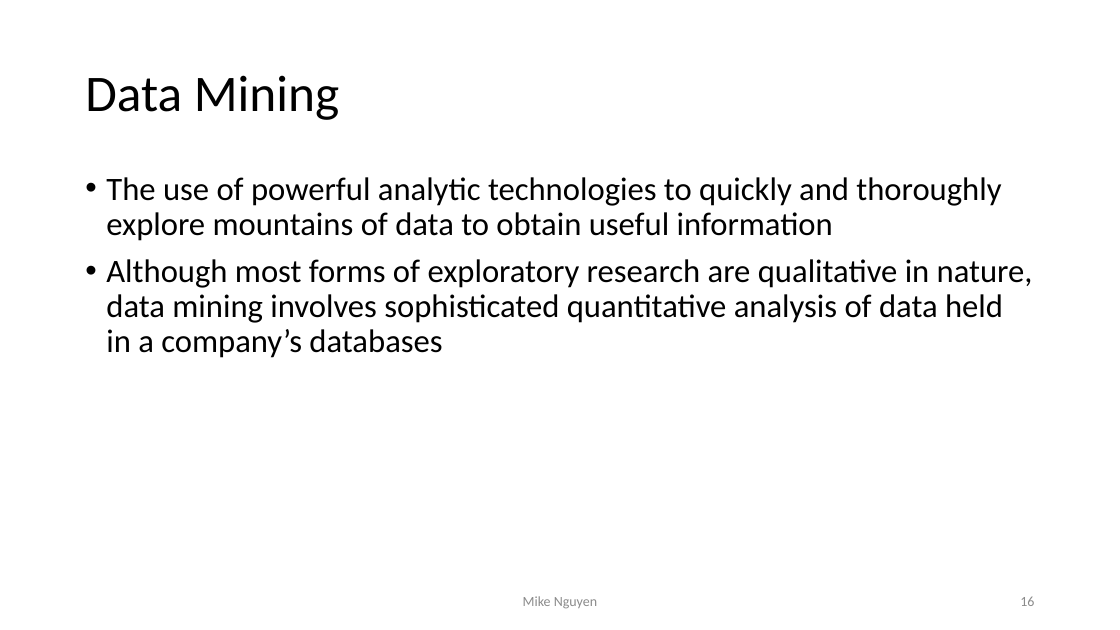
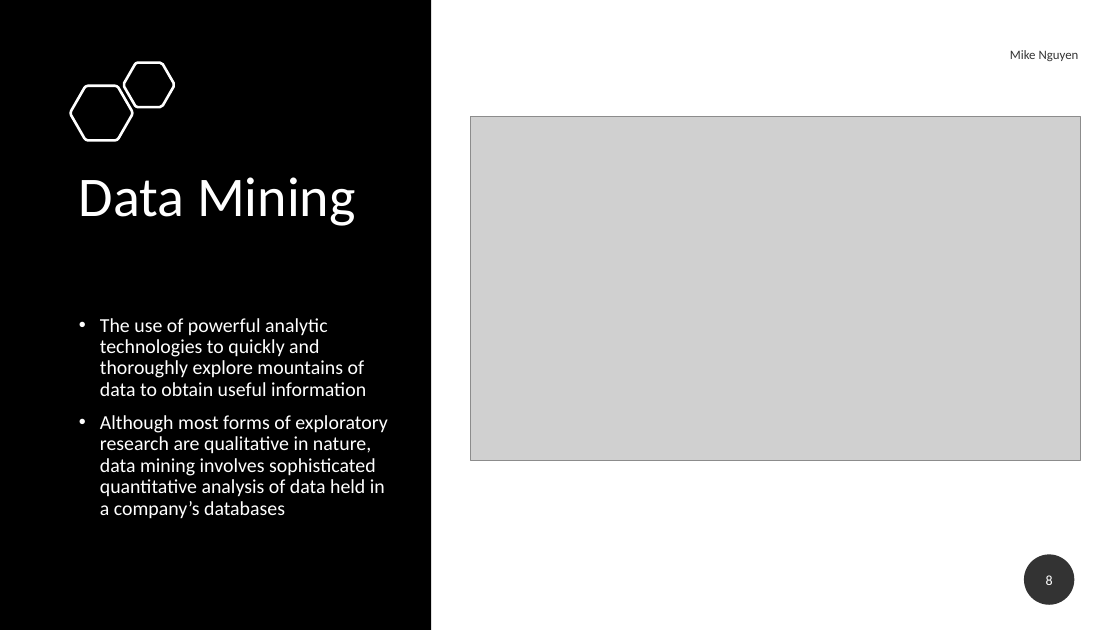
Before and after one commit to mikenguyen13/mar4050, a slide deck: slide 8 of lectures/2/2_Research Design.pptx (slide 16 before the commit). Drawn at 1120x630 pixels with LibreOffice and Linux fonts; fonts in the diff are those of the drawing; grey boxes stand for pictures. Boxes give left, top, right and bottom in pixels: in the first picture for what was removed or moved away, otherwise in the second. Text is boxed around its words. In the diff, an @@ line names an element or a change of style, - is before the commit and + after.

```diff
--- a/lectures/2/2_Research Design.pptx
+++ b/lectures/2/2_Research Design.pptx
@@ rectangle added at <box>0,0,431,630</box>, fill #000000 @@
@@ text "Mike Nguyen": place and size @@
-text "Mike Nguyen" at <box>523,596,597,609</box>
+text "Mike Nguyen" at <box>1010,50,1079,61</box>
@@ text "Mike Nguyen" at <box>1010,50,1079,61</box>: size 12 to 11 pt, text colour #8C8C8C to #000000 at 80% opacity; alignment centre to right; more space between paragraphs @@
@@ freeform shape added at <box>71,86,133,140</box>, outline #FFFFFF 2.25 pt @@
@@ freeform shape added at <box>124,63,174,108</box>, outline #FFFFFF 2.25 pt @@
@@ picture added at <box>471,117,1081,460</box> @@
@@ title "Data Mining": place and size @@
-title "Data Mining" at <box>85,75,339,120</box>
+title "Data Mining" at <box>79,177,356,226</box>
@@ title "Data Mining" at <box>79,177,356,226</box>: size 44 to 48 pt, text colour #000000 to #FFFFFF; vertical alignment middle to top @@
@@ text "The use of powerful analytic ...": place and size @@
-text "The use of powerful analytic ..." at <box>106,177,1033,358</box>
+text "The use of powerful analytic ..." at <box>100,318,387,519</box>
@@ text "The use of powerful analytic ..." at <box>100,318,387,519</box>: size 28 to 17 pt, text colour #000000 to #FFFFFF @@
@@ page number added at <box>1024,555,1075,605</box>, fill #000000 at 80% opacity, 12 pt, text #FFFFFF @@
+8
@@ page number removed at <box>1020,597,1034,606</box> @@
-16
```
Also in this commit, not shown: 17 other slides changed, 9 slides added, 19 slides removed, 2 other files.
